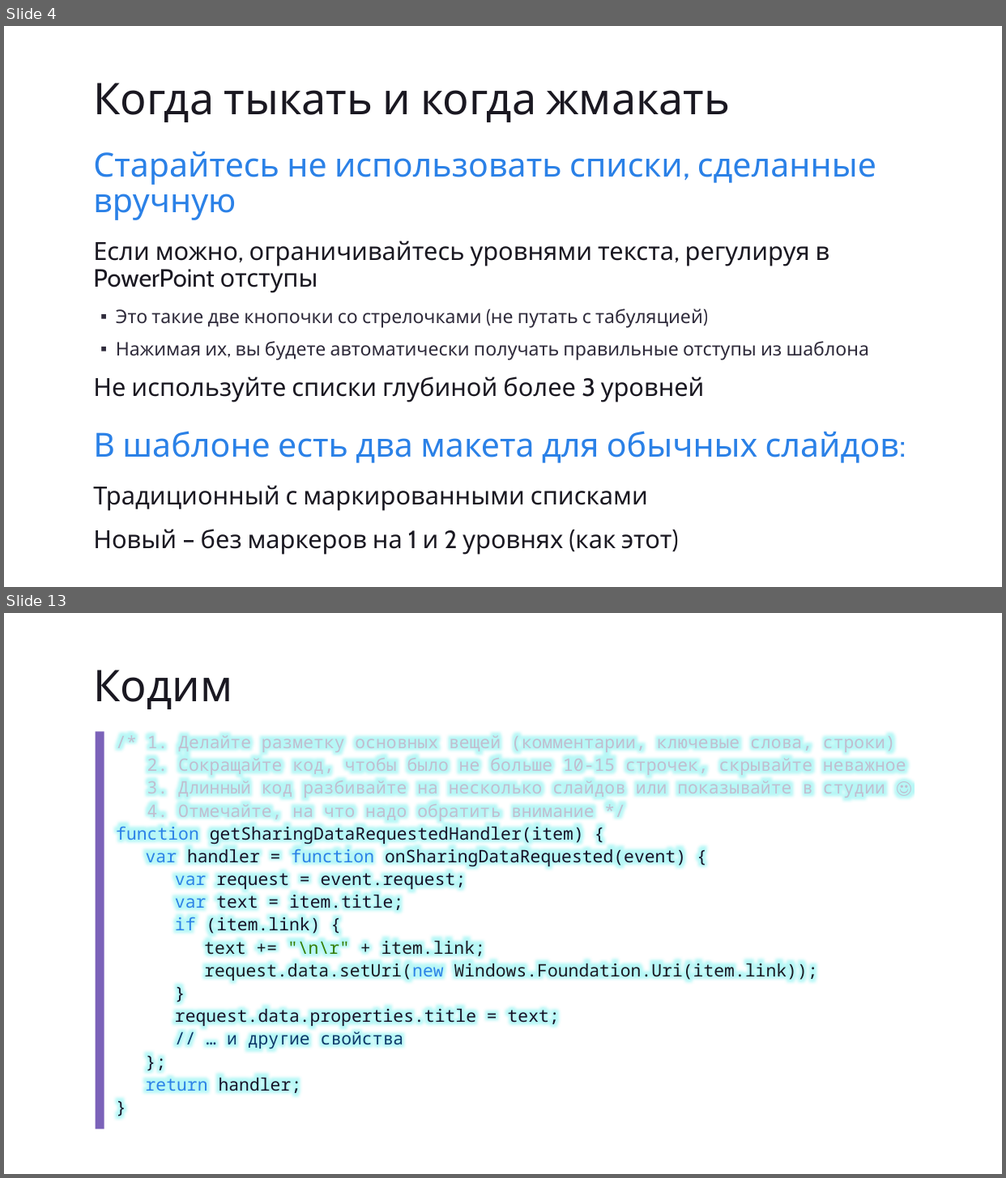
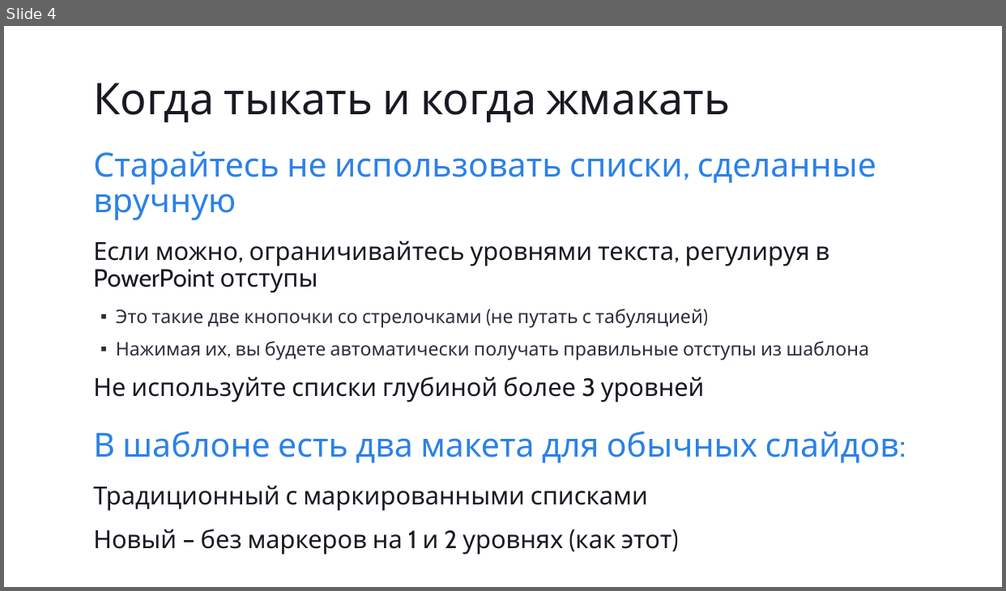
Before and after one commit to eugeneagafonov/devcon2014-ege-azure, a slide deck: Slides/devcon2014_ege.pptx. Shown one above the other, each under a label of ours: slides 4 and 13 before the commit, slide 4 after it; the slides between them are not shown. The pictures are 1006x1178 and 1006x591 pixels, drawn with LibreOffice and Linux fonts; fonts in the diff are those of the drawing. Boxes give left, top, right and bottom in pixels: in the first picture for what was removed or moved away, otherwise in the second. Text is boxed around its words. In the diff, an @@ line names an element or a change of style, - is before the commit and + after.

Commit message:
slides done

```diff
--- a/Slides/devcon2014_ege.pptx
+++ b/Slides/devcon2014_ege.pptx
@@ slide 13 removed at [4,613,1002,1174], background #FFFFFF @@
@@ title removed at [93,670,232,709] @@
-Кодим
@@ rectangle removed at [96,731,104,1129] @@
@@ text removed at [116,732,906,1097] @@
-/* 1. Делайте разметку основных вещей (комментарии, ключевые слова, строки)
-2. Сокращайте код, чтобы было не больше 10-15 строчек, скрывайте неважное
-3. Длинный код разбивайте на несколько слайдов или показывайте в студии ☺
-4. Отмечайте, на что надо обратить внимание */
-function getSharingDataRequestedHandler(item) {
-  var handler = function onSharingDataRequested(event) {
-    var request = event.request;
-    var text = item.title;
-    if (item.link) {
-      text += "\n\r" + item.link;
-      request.data.setUri(new Windows.Foundation.Uri(item.link));
-    }
-    request.data.properties.title = text;
-    // … и другие свойства
-  };
-  return handler;
-}
```
Also in this commit, not shown: 2 slides changed, 19 slides added, 9 other slides removed.
